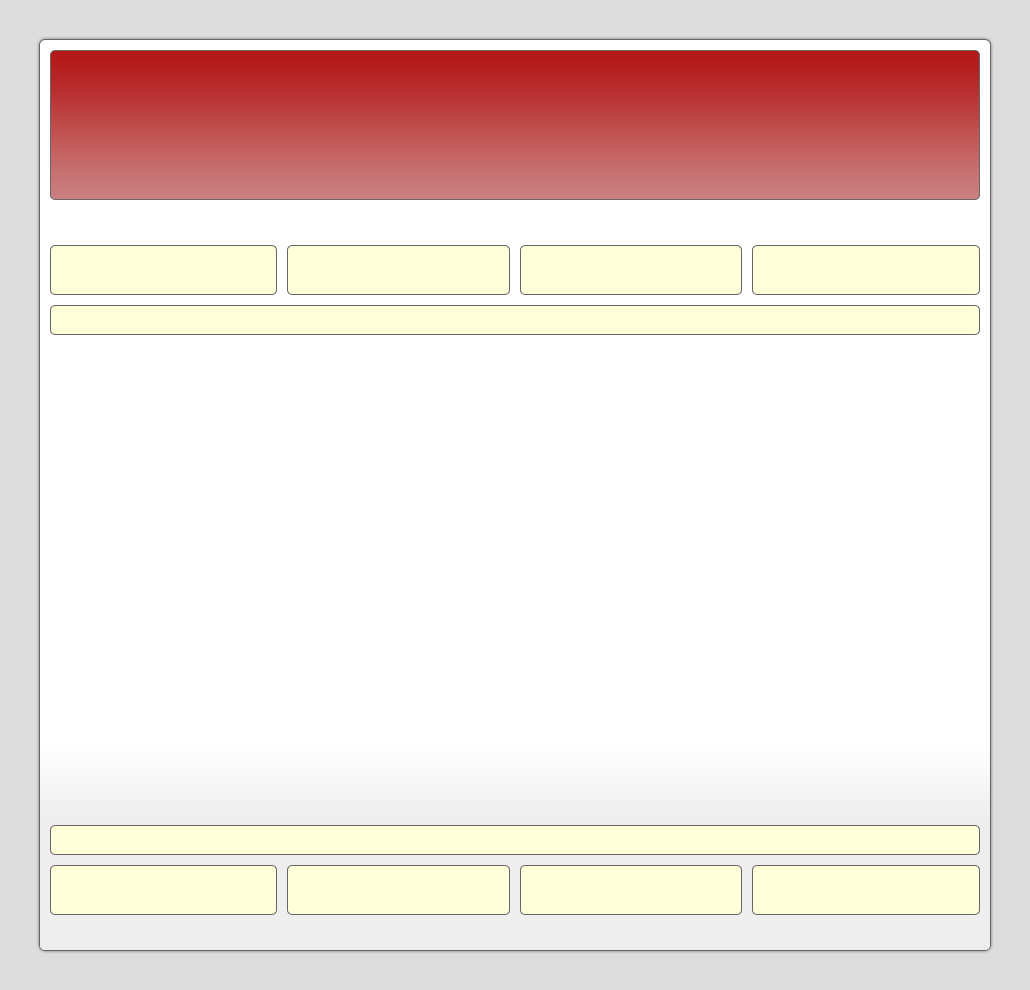
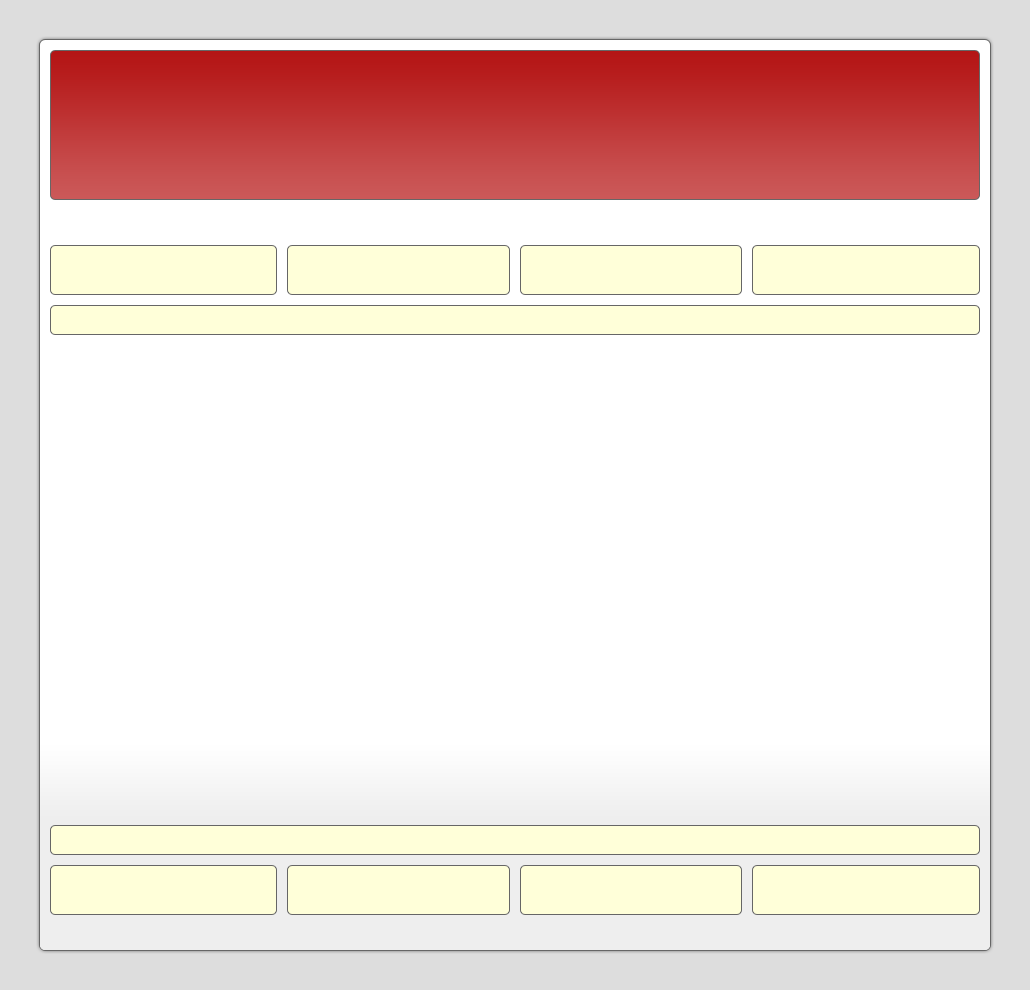
Before/after of a (1030, 990) layered artwork. What changed in the layer stack:
pixels changed over [51, 56, 979, 199] (layer not identified)
